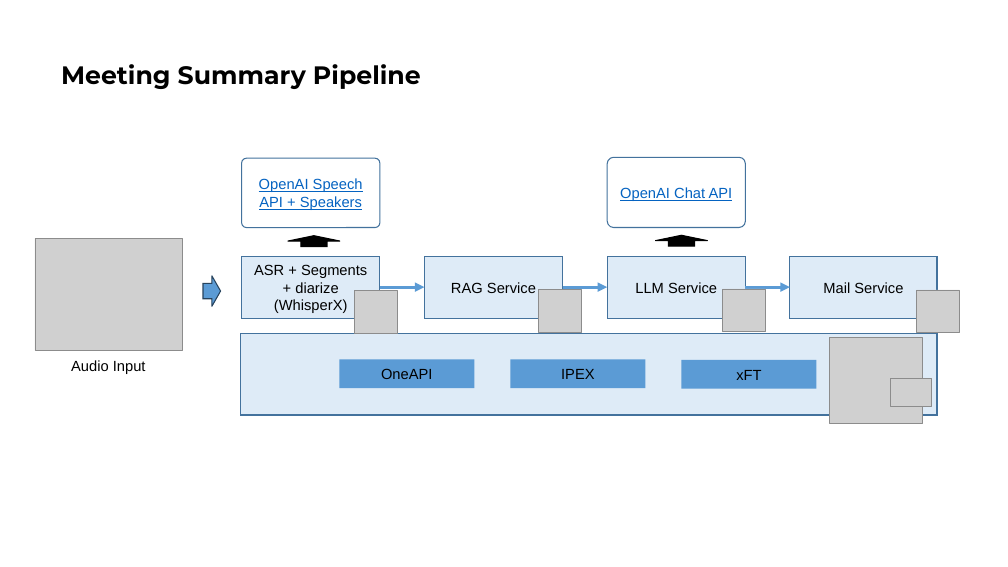
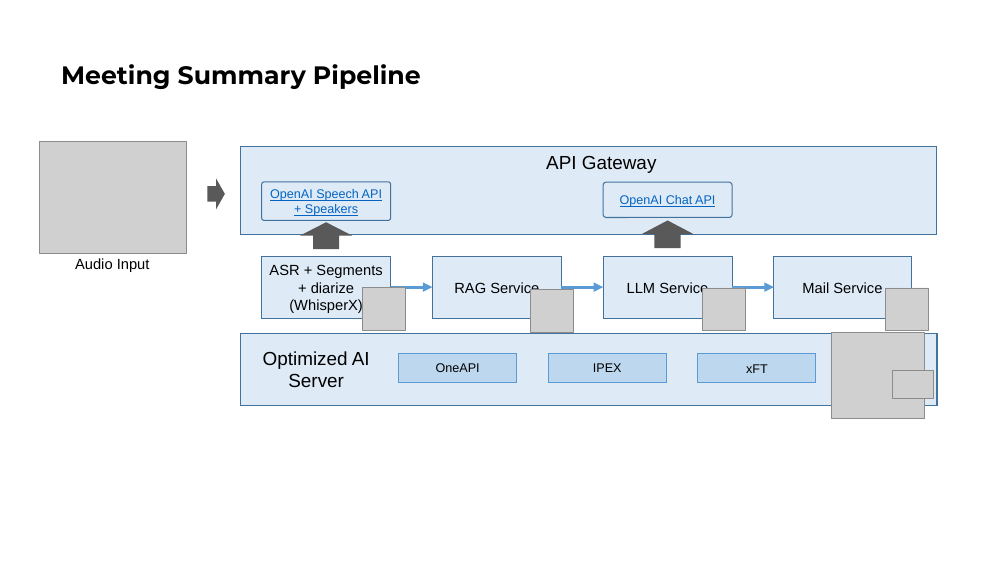
Before and after one commit to kenplusplus/enterprise-ai, a slide deck: slide 3 of docs/enterprise_ai.pptx. Drawn at 1008x567 pixels with LibreOffice and Linux fonts; fonts in the diff are those of the drawing; grey boxes stand for pictures. Boxes give left, top, right and bottom in pixels: in the first picture for what was removed or moved away, otherwise in the second. Text is boxed around its words. In the diff, an @@ line names an element or a change of style, - is before the commit and + after.

Commit message:
README.md: add API gateway

```diff
--- a/docs/enterprise_ai.pptx
+++ b/docs/enterprise_ai.pptx
@@ rectangle added at [240, 146, 937, 234], fill #DEEBF7, outline #43739E 1 pt @@
@@ 1 picture, 1 text, 1 right arrow: place and size @@
-1 picture, 1 text, 1 right arrow at [35, 239, 221, 374]
+1 picture, 1 text, 1 right arrow at [39, 141, 225, 272]
@@ right arrow at [207, 178, 225, 209]: fill #5B9BD5 to #595959; outline #28445D 1 pt to none @@
@@ text added at [546, 155, 657, 173], 18 pt, text #000000 @@
+API Gateway
@@ rounded rectangle "OpenAI Speech API + Speakers" at [262, 182, 391, 221]: size 14 to 12 pt @@
@@ rounded rectangle "OpenAI Speech API + Speakers": place and size @@
-rounded rectangle "OpenAI Speech API + Speakers" at [242, 158, 380, 228]
+rounded rectangle "OpenAI Speech API + Speakers" at [262, 182, 391, 221]
@@ rounded rectangle "OpenAI Chat API": place and size @@
-rounded rectangle "OpenAI Chat API" at [607, 157, 746, 228]
+rounded rectangle "OpenAI Chat API" at [603, 182, 733, 218]
@@ rounded rectangle "OpenAI Chat API" at [603, 182, 733, 218]: size 14 to 12 pt @@
@@ up arrow: place and size @@
-up arrow at [288, 236, 340, 247]
+up arrow at [300, 222, 352, 249]
@@ up arrow at [300, 222, 352, 249]: fill #000000 to #595959; outline #000000 1 pt to none @@
@@ up arrow at [641, 221, 693, 249]: fill #000000 to #595959; outline #000000 1 pt to none @@
@@ up arrow: place and size @@
-up arrow at [656, 235, 708, 246]
+up arrow at [641, 221, 693, 249]
@@ rectangle "ASR + Segments + diarize": place and size @@
-rectangle "ASR + Segments + diarize" at [242, 256, 380, 318]
+rectangle "ASR + Segments + diarize" at [262, 256, 391, 318]
@@ rectangle "RAG Service": place and size @@
-rectangle "RAG Service" at [424, 256, 563, 318]
+rectangle "RAG Service" at [433, 256, 562, 318]
@@ rectangle "LLM Service": place and size @@
-rectangle "LLM Service" at [607, 256, 746, 318]
+rectangle "LLM Service" at [603, 256, 733, 318]
@@ rectangle "Mail Service": place and size @@
-rectangle "Mail Service" at [790, 256, 938, 318]
+rectangle "Mail Service" at [774, 256, 912, 318]
@@ picture: place and size @@
-picture at [355, 291, 398, 334]
+picture at [363, 288, 406, 331]
@@ arrow moved from (380, 287) - (424, 287) to (391, 287) - (433, 287) @@
@@ picture: place and size @@
-picture at [538, 290, 582, 333]
+picture at [531, 290, 574, 333]
@@ arrow moved from (563, 287) - (607, 287) to (562, 287) - (603, 287) @@
@@ picture: place and size @@
-picture at [723, 289, 766, 332]
+picture at [702, 288, 746, 331]
@@ arrow moved from (746, 287) - (790, 287) to (732, 287) - (774, 287) @@
@@ picture: place and size @@
-picture at [917, 290, 960, 333]
+picture at [885, 288, 929, 331]
@@ rectangle: place and size @@
-rectangle at [240, 333, 937, 415]
+rectangle at [240, 333, 937, 405]
@@ text added at [263, 351, 370, 388], 18 pt, text #000000 @@
+Optimized AI Server
@@ size 14 to 12 pt; fill #5B9BD5 to #BDD7EE; outline none to #5B9BD5 1 pt in 3 elements at [698, 354, 816, 383], [548, 354, 666, 383], [399, 354, 516, 383] @@
@@ rectangle "OneAPI": place and size @@
-rectangle "OneAPI" at [340, 359, 475, 388]
+rectangle "OneAPI" at [399, 354, 516, 383]
@@ rectangle "IPEX": place and size @@
-rectangle "IPEX" at [510, 359, 646, 388]
+rectangle "IPEX" at [548, 354, 666, 383]
@@ rectangle "xFT": place and size @@
-rectangle "xFT" at [681, 360, 817, 389]
+rectangle "xFT" at [698, 354, 816, 383]
@@ picture: place and size @@
-picture at [830, 338, 923, 423]
+picture at [831, 333, 924, 418]
@@ picture: place and size @@
-picture at [891, 378, 932, 406]
+picture at [893, 371, 934, 399]
```
Also in this commit, not shown: 1 other slide changed, 2 other files.
